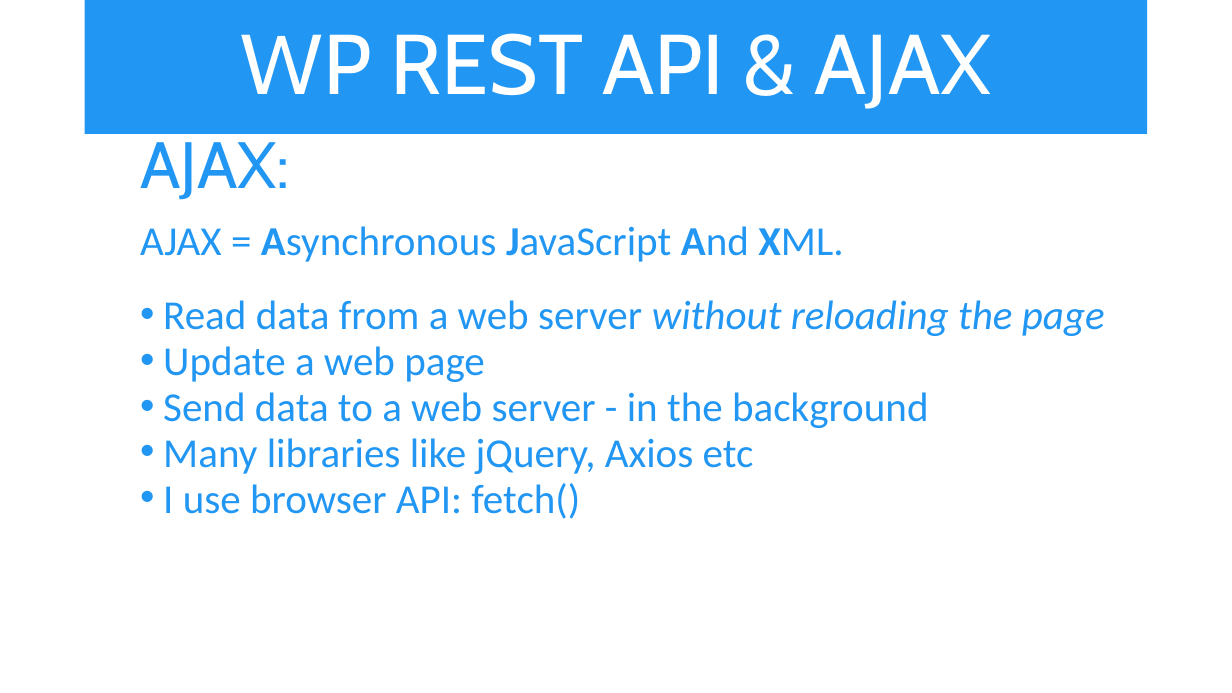
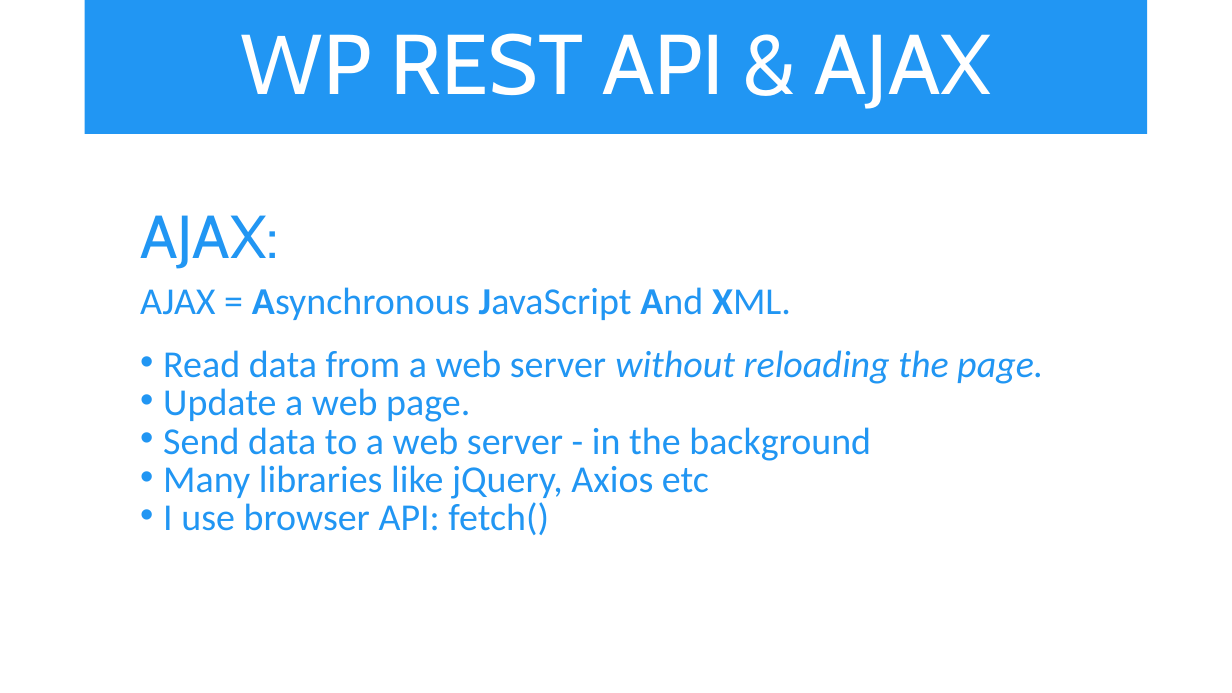
Before and after one commit to iwswordpress/rest, a slide deck: slide 10 of rest-api-workshop.pptx (slide 9 before the commit). Drawn at 1232x693 pixels with LibreOffice and Linux fonts; fonts in the diff are those of the drawing. Boxes give left, top, right and bottom in pixels: in the first picture for what was removed or moved away, otherwise in the second. Text is boxed around its words. In the diff, an @@ line names an element or a change of style, - is before the commit and + after.

```diff
--- a/rest-api-workshop.pptx
+++ b/rest-api-workshop.pptx
@@ text at [140,215,871,535]: size 51 to 47.2 pt in "AJAX:"; size 32 to 29.6 pt in "AJAX = Asynchronous JavaScript And XML.", "Send data to a web server - ...", "Many libraries like jQuery, Axios etc", "I use browser API: fetch()"; line spacing 0.8 to 0.7 @@
@@ text at [163,350,1043,422]: text changed; size 32 to 29.6 pt @@
-  • Read data from a web server without reloading the page
-  • Update a web page
+  • Read data from a web server without reloading the page.
+  • Update a web page.
```
Also in this commit, not shown: 9 other slides changed, 1 slide added, 5 other files.
